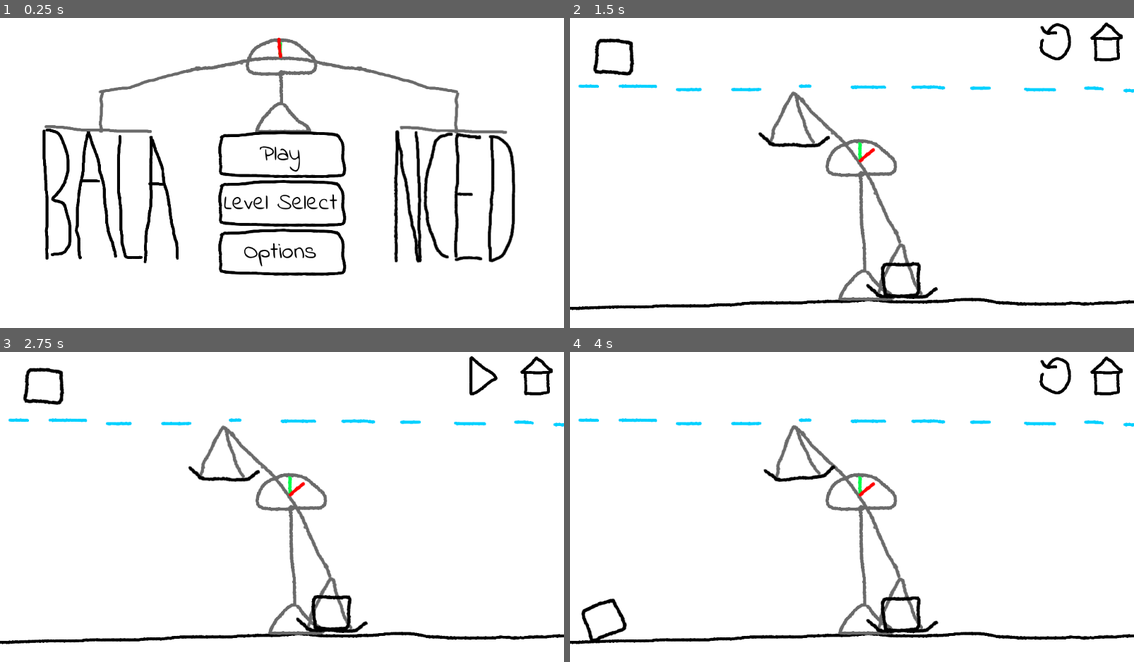
Above: before the commit, frames 1-4 (two rows, left to right).
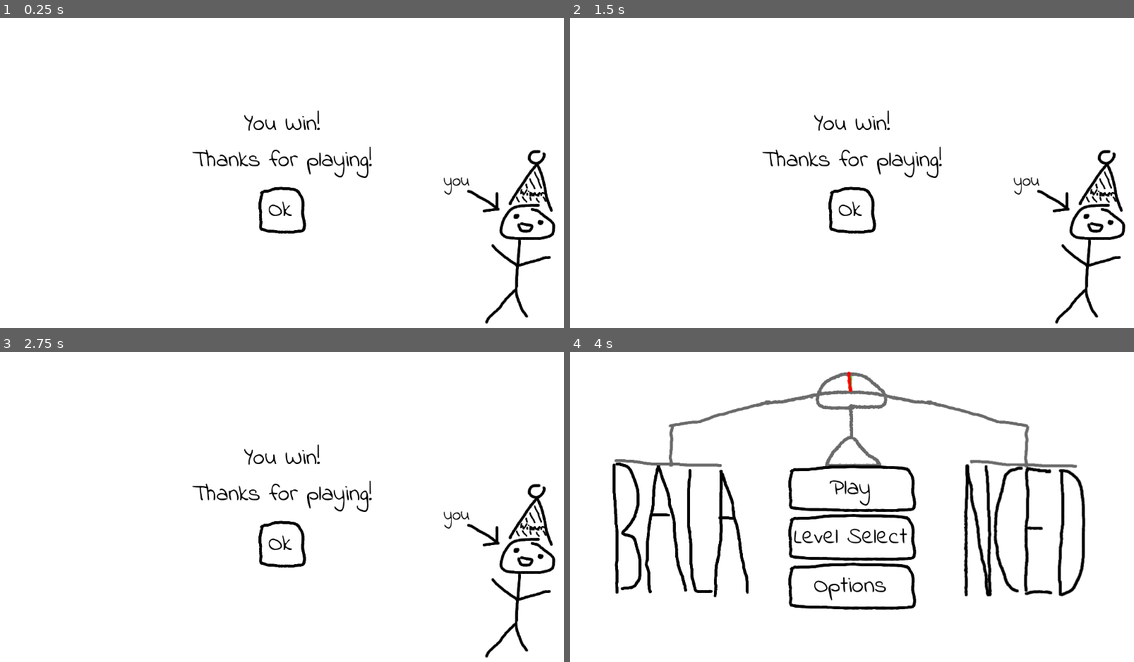
Above: after the commit, the same moments.

Repository: lzxh7/balanced
Game: Godot game, scene res://scenes/main.tscn
Two runs of this game, one before a commit and one after it. Both use one fixed random seed, a clock stepped at 60 frames per second and the inputs below. The engine's default icon, where the game draws it, is replaced by a stand-in: a white triangle on a blue panel in a dark square.
Inputs (mouse positions are in pixels of both pictures, inside the frame that each line leads up to):
- Up to frame 1 (0.25 s): no input
- Up to frame 2 (1.5 s): click (852, 154) at 0.5 s, where only the run before the commit has a clickable "Play"; click (1060, 42) at 1.27 s
- Up to frame 3 (2.75 s): click (490, 376) at 2.02 s
- Up to frame 4 (4 s): click (1060, 376) at 2.77 s; click (852, 544) at 3.5 s, where only the run after the commit has a clickable "Ok"

The runs differ from the first frame. In frame 1, 11% of the frame differs, in the area x 7-99%, y 6-99%; in frame 2, 7.1%; in frame 3, 7.1%; in frame 4, 13%, in the area x 0-100%, y 1-95%.

Commit message:
redid the win screen & added ghost objects

Diff:
--- a/scenes/main.tscn
+++ b/scenes/main.tscn
@@ -25,8 +25,8 @@
 [ext_resource type="Texture2D" uid="uid://coi184bko6rms" path="res://textures/ui/restart_button.png" id="17_5vxww"]
 [ext_resource type="Script" path="res://scripts/mass_label.gd" id="17_eji01"]
 [ext_resource type="Texture2D" uid="uid://dgqaj1i5bk1ju" path="res://textures/ui/go_button.png" id="18_tucju"]
-[ext_resource type="Script" path="res://scripts/deny_button.gd" id="23_rw8ak"]
 [ext_resource type="Texture2D" uid="uid://dr5nf4p78in05" path="res://textures/ui/button.png" id="25_ddmly"]
+[ext_resource type="Texture2D" uid="uid://bqq1tky7e56si" path="res://textures/ui/winner.png" id="27_6loem"]
 
 [sub_resource type="InputEventAction" id="InputEventAction_lm4fk"]
 action = &"home"
@@ -66,6 +66,7 @@
 [node name="Main" type="Node"]
 script = ExtResource("1_0cdf3")
 levels = Array[PackedScene]([ExtResource("2_ieaei"), ExtResource("3_kgg8q"), ExtResource("4_ljw4s"), ExtResource("5_35w …(202 unchanged characters)…
+ghost_objects_color = Color(1, 1, 1, 0.313726)
 
 [node name="UI" type="CanvasLayer" parent="."]
 script = ExtResource("2_di1ye")
@@ -80,6 +81,7 @@
 mouse_filter = 1
 
 [node name="Menu" type="Control" parent="UI/Screens"]
+visible = false
 layout_mode = 1
 anchors_preset = 15
 anchor_right = 1.0
@@ -260,6 +262,7 @@
 mouse_filter = 1
 
 [node name="HBoxContainer" type="HBoxContainer" parent="UI/Screens/InGame"]
+visible = false
 layout_mode = 1
 anchors_preset = 1
 anchor_left = 1.0
@@ -317,7 +320,6 @@
 script = ExtResource("17_eji01")
 
 [node name="Win" type="Control" parent="UI/Screens"]
-visible = false
 layout_mode = 1
 anchors_preset = 15
 anchor_right = 1.0
@@ -333,36 +335,72 @@
 grow_horizontal = 2
 grow_vertical = 2
 
-[node name="VBoxContainer" type="VBoxContainer" parent="UI/Screens/Win"]
+[node name="Label" type="Label" parent="UI/Screens/Win"]
 layout_mode = 1
 anchors_preset = 8
 anchor_left = 0.5
 anchor_top = 0.5
 anchor_right = 0.5
 anchor_bottom = 0.5
-offset_left = -68.0
-offset_top = -89.0
-offset_right = 78.0
-offset_bottom = 90.0
-grow_horizontal = 2
-grow_vertical = 2
-
-[node name="Label" type="Label" parent="UI/Screens/Win/VBoxContainer"]
-layout_mode = 2
-text = "You win."
+offset_left = -123.5
+offset_top = -116.0
+offset_right = 123.5
+offset_bottom = -14.0
+grow_horizontal = 2
+grow_vertical = 2
+theme_override_font_sizes/font_size = 48
+text = "You Win!
+Thanks for playing!"
 horizontal_alignment = 1
-autowrap_mode = 2
-
-[node name="AcceptButton" type="Button" parent="UI/Screens/Win/VBoxContainer"]
-layout_mode = 2
-focus_mode = 0
-text = "Accept"
-
-[node name="DenyButton" type="Button" parent="UI/Screens/Win/VBoxContainer"]
-layout_mode = 2
-focus_mode = 0
-text = "Deny"
-script = ExtResource("23_rw8ak")
+
+[node name="Label2" type="Label" parent="UI/Screens/Win"]
+layout_mode = 1
+anchors_preset = 3
+anchor_left = 1.0
+anchor_top = 1.0
+anchor_right = 1.0
+anchor_bottom = 1.0
+offset_left = -257.0
+offset_top = -335.0
+offset_right = -181.0
+offset_bottom = -261.0
+grow_horizontal = 0
+grow_vertical = 0
+theme_override_font_sizes/font_size = 36
+text = "you"
+horizontal_alignment = 1
+
+[node name="AcceptButton" type="Button" parent="UI/Screens/Win"]
+layout_mode = 1
+anchors_preset = 8
+anchor_left = 0.5
+anchor_top = 0.5
+anchor_right = 0.5
+anchor_bottom = 0.5
+offset_left = -48.5
+offset_top = 26.0
+offset_right = 48.5
+offset_bottom = 122.0
+grow_horizontal = 2
+grow_vertical = 2
+focus_mode = 0
+theme_override_font_sizes/font_size = 48
+text = "Ok"
+
+[node name="Winner" type="TextureRect" parent="UI/Screens/Win"]
+layout_mode = 1
+anchors_preset = 3
+anchor_left = 1.0
+anchor_top = 1.0
+anchor_right = 1.0
+anchor_bottom = 1.0
+offset_left = -198.0
+offset_top = -373.0
+offset_right = -18.0
+offset_bottom = -17.0
+grow_horizontal = 0
+grow_vertical = 0
+texture = ExtResource("27_6loem")
 
 [node name="HitSound" type="AudioStreamPlayer" parent="."]
 max_polyphony = 64
@@ -384,15 +422,18 @@
 [connection signal="pressed" from="UI/Screens/InGame/HBoxContainer/NextButton" to="UI/Screens/InGame/HBoxContainer/NextButton" method="hide"]
 [connection signal="pressed" from="UI/Screens/InGame/HBoxContainer/NextButton" to="UI/Screens/InGame/HBoxContainer/ResetButton" method="hide"]
 [connection signal="pressed" from="UI/Screens/InGame/HBoxContainer/NextButton" to="UI/Screens/InGame/HBoxContainer/GoButton" method="show"]
-[connection signal="pressed" from="UI/Screens/InGame/HBoxContainer/ResetButton" to="." method="load_level"]
+[connection signal="pressed" from="UI/Screens/InGame/HBoxContainer/ResetButton" to="." method="reset_level"]
 [connection signal="pressed" from="UI/Screens/InGame/HBoxContainer/ResetButton" to="UI/Screens/InGame/HBoxContainer/ResetButton" method="hide"]
 [connection signal="pressed" from="UI/Screens/InGame/HBoxContainer/ResetButton" to="UI/Screens/InGame/HBoxContainer/GoButton" method="show"]
 [connection signal="pressed" from="UI/Screens/InGame/HBoxContainer/GoButton" to="." method="_on_go_button_pressed"]
+[connection signal="pressed" from="UI/Screens/InGame/HBoxContainer/GoButton" to="." method="create_ghosts"]
+[connection signal="pressed" from="UI/Screens/InGame/HBoxContainer/GoButton" to="UI/Screens/InGame/HBoxContainer/ResetButton" method="show"]
+[connection signal="pressed" from="UI/Screens/InGame/HBoxContainer/GoButton" to="UI/Screens/InGame/HBoxContainer/GoButton" method="hide"]
 [connection signal="pressed" from="UI/Screens/InGame/HBoxContainer/HomeButton" to="." method="clear_level"]
+[connection signal="pressed" from="UI/Screens/InGame/HBoxContainer/HomeButton" to="." method="clear_ghosts"]
 [connection signal="pressed" from="UI/Screens/InGame/HBoxContainer/HomeButton" to="UI/Screens/InGame/HBoxContainer/NextButton" method="hide"]
 [connection signal="pressed" from="UI/Screens/InGame/HBoxContainer/HomeButton" to="UI/Screens/InGame/HBoxContainer/ResetButton" method="hide"]
 [connection signal="pressed" from="UI/Screens/InGame/HBoxContainer/HomeButton" to="UI/Screens/InGame/HBoxContainer/GoButton" method="show"]
 [connection signal="pressed" from="UI/Screens/InGame/HBoxContainer/HomeButton" to="UI" method="set_screen" binds= ["Menu"]]
 [connection signal="visibility_changed" from="UI/Screens/InGame/MassLabel" to="UI/Screens/InGame/MassLabel" method="_on_visibility_changed"]
-[connection signal="pressed" from="UI/Screens/Win/VBoxContainer/AcceptButton" to="UI" method="set_screen" binds= ["Menu"]]
-[connection signal="pressed" from="UI/Screens/Win/VBoxContainer/DenyButton" to="UI/Screens/Win/VBoxContainer/DenyButton" method="_on_pressed"]
+[connection signal="pressed" from="UI/Screens/Win/AcceptButton" to="UI" method="set_screen" binds= ["Menu"]]
--- a/scripts/deny_button.gd
+++ /dev/null
@@ -1,7 +0,0 @@
-extends Button
-
-# what am i thinking this is such a stupid idea but like only 2% of people are
-# going to beat this anyways so might as well
-
-func _on_pressed() -> void:
-	OS.alert("Warning: You cannot deny victory!")
--- a/scripts/level.gd
+++ b/scripts/level.gd
@@ -45,3 +45,16 @@
 	if node.get_child_count() > 0:
 		for child in node.get_children():
 			_set_recursive(property, value, child)
+
+
+# gets the sprite2D's of all draggable nodes. to be used in main.gd to create
+# ghost objects
+func get_ghosts(from: Node = self) -> Array[Sprite2D]:
+	var result: Array[Sprite2D]
+	for child in from.get_children():
+		result.append_array(get_ghosts(child))
+		if child is Draggable:
+			for sibling in child.parent.get_children():
+				if sibling is Sprite2D:
+					result.append(sibling)
+	return result
--- a/scripts/main.gd
+++ b/scripts/main.gd
@@ -2,9 +2,11 @@
 extends Node
 
 @export var levels: Array[PackedScene]
+@export var ghost_objects_color: Color
 
 @onready var ui: UI = $UI
 
+var ghost_objects: Array[Node]
 var level: Level
 var level_id: int = -1
 
@@ -24,8 +26,6 @@
 func _on_go_button_pressed() -> void:
 	if level.can_start:
 		level.frozen = false
-		$UI/Screens/InGame/HBoxContainer/ResetButton.show()
-		$UI/Screens/InGame/HBoxContainer/GoButton.hide()
 
 
 func _on_level_completed() -> void:
@@ -52,10 +52,7 @@
 	Save.set_value("america_mode", button_pressed)
 
 
-# -1: reload current level
-func load_level(id: int = -1) -> void:
-	if id == -1:
-		id = level_id
+func load_level(id: int) -> void:
 	level_id = id
 
 	clear_level()
@@ -65,6 +62,25 @@
 	level.level_completed.connect(_on_level_completed, CONNECT_ONE_SHOT)
 	level.mass_inspected.connect($UI/Screens/InGame/MassLabel._on_mass_inspected)
 
+
+func reset_level() -> void:
+	load_level(level_id)
+
+
+func create_ghosts() -> void:
+	clear_ghosts()
+	for node in level.get_ghosts():
+		var transform := node.get_global_transform()
+		node = node.duplicate()
+		ghost_objects.append(node)
+		node.modulate = ghost_objects_color
+		add_child(node)
+		node.transform = transform
+
+func clear_ghosts() -> void:
+	for node in ghost_objects:
+		node.queue_free()
+	ghost_objects.clear()
 
 func clear_level() -> void:
 	if level != null:
Binary file added: textures/ui/winner.png
Not shown, added: textures/ui/winner.png.import
